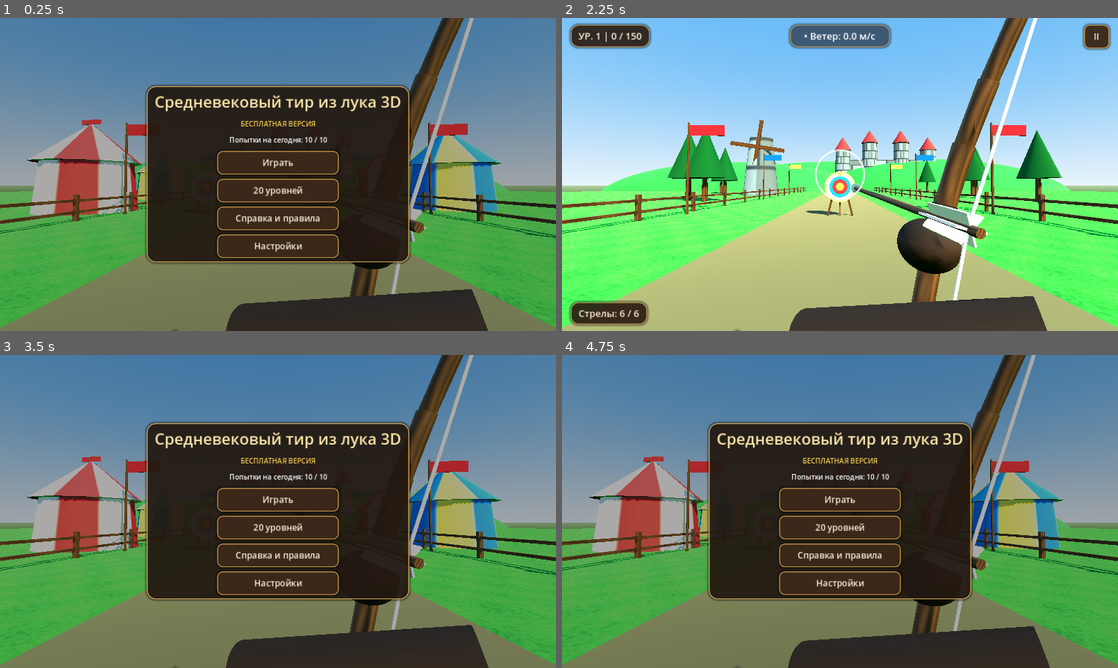
Above: before the commit, frames 1-4 (two rows, left to right).
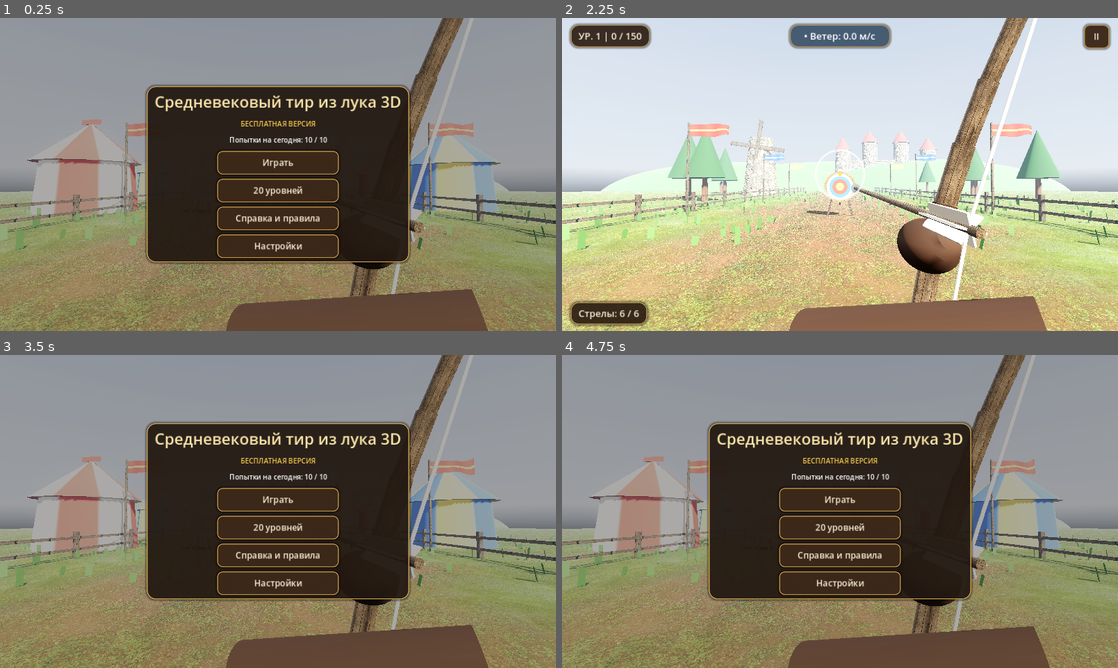
Above: after the commit, the same moments.

Repository: o1egkl/medieval-archery-3d
Game: Godot game, scene res://scenes/main.tscn
The game is run twice, just before and just after one commit, with the same random seed, the same clock (stepped at 60 frames per second) and the same inputs.
Inputs:
- Up to frame 1 (0.25 s): no input
- Up to frame 2 (2.25 s): click "Играть" at 0.5 s; click "II" at 1.25 s; click "Играть" at 2 s
- Up to frame 3 (3.5 s): click "II" at 2.75 s
- Up to frame 4 (4.75 s): click "20 уровней" at 3.5 s; click "Назад" at 4.25 s

The runs differ from the first frame. In frame 1, 63% of the frame differs, in the area x 0-100%, y 0-100%; in frame 2, 88%; in frame 3, 63%; in frame 4, 63%.

Commit message:
Push Stage 1 assets: Poly Haven PBR textures, sky panoramas, shaders, 3D grass

Diff:
--- /dev/null
+++ b/assets/shaders/flag_wind.gdshader
@@ -0,0 +1,26 @@
+shader_type spatial;
+render_mode cull_disabled, diffuse_burley;
+
+uniform vec4 flag_color : source_color = vec4(0.82, 0.18, 0.16, 1.0);
+uniform vec4 stripe_color : source_color = vec4(0.95, 0.80, 0.20, 1.0);
+uniform float wind_strength = 3.5;
+
+void vertex() {
+	// UV.x == 0 is pinned to the flagpole; UV.x == 1 flutters freely downwind
+	float pin = clamp(UV.x, 0.0, 1.0);
+	float speed = 3.2 + wind_strength * 0.65;
+	float wave1 = sin(TIME * speed - UV.x * 7.5 + UV.y * 1.8);
+	float wave2 = cos(TIME * speed * 1.6 - UV.x * 13.0) * 0.35;
+	float amp = (0.08 + min(wind_strength, 9.0) * 0.022) * pin * pin;
+	VERTEX.z += (wave1 + wave2) * amp;
+	VERTEX.y += sin(TIME * speed * 0.7 - UV.x * 4.5) * amp * 0.35;
+}
+
+void fragment() {
+	// Heraldic horizontal stripe accent + subtle cloth fold shading
+	float stripe = step(0.42, UV.y) * (1.0 - step(0.58, UV.y));
+	vec3 col = mix(flag_color.rgb, stripe_color.rgb, stripe * 0.85);
+	float sheen = 0.92 + 0.08 * sin(UV.x * 16.0);
+	ALBEDO = col * sheen;
+	ROUGHNESS = 0.82;
+}
--- /dev/null
+++ b/assets/shaders/ground_blend.gdshader
@@ -0,0 +1,55 @@
+shader_type spatial;
+render_mode cull_back, diffuse_burley, specular_schlick_ggx;
+
+uniform sampler2D grass_albedo : source_color, filter_linear_mipmap, repeat_enable;
+uniform sampler2D grass_normal : hint_normal, filter_linear_mipmap, repeat_enable;
+uniform sampler2D grass_roughness : filter_linear_mipmap, repeat_enable;
+
+uniform sampler2D dirt_albedo : source_color, filter_linear_mipmap, repeat_enable;
+uniform sampler2D dirt_normal : hint_normal, filter_linear_mipmap, repeat_enable;
+uniform sampler2D dirt_roughness : filter_linear_mipmap, repeat_enable;
+
+uniform vec4 grass_tint : source_color = vec4(0.85, 1.05, 0.72, 1.0);
+uniform vec4 dirt_tint : source_color = vec4(1.0, 0.94, 0.84, 1.0);
+uniform float uv_scale = 26.0;
+uniform float path_half_width = 0.036;
+
+float hash21(vec2 p) {
+	p = fract(p * vec2(123.34, 456.21));
+	p += dot(p, p + 45.32);
+	return fract(p.x * p.y);
+}
+
+float vnoise(vec2 p) {
+	vec2 i = floor(p);
+	vec2 f = fract(p);
+	f = f * f * (3.0 - 2.0 * f);
+	float a = hash21(i);
+	float b = hash21(i + vec2(1.0, 0.0));
+	float c = hash21(i + vec2(0.0, 1.0));
+	float d = hash21(i + vec2(1.0, 1.0));
+	return mix(mix(a, b, f.x), mix(c, d, f.x), f.y);
+}
+
+void fragment() {
+	vec2 tiled_uv = UV * uv_scale;
+	// Organic meandering dirt shooting lane centered at UV.x = 0.5
+	float edge_noise = (vnoise(UV * vec2(22.0, 48.0)) - 0.5) * 0.028;
+	float dist_from_center = abs(UV.x - 0.5) + edge_noise;
+	float dirt_mask = 1.0 - smoothstep(path_half_width * 0.65, path_half_width * 1.45, dist_from_center);
+	// Fade out dirt path far behind the range
+	dirt_mask *= smoothstep(0.08, 0.22, UV.y) * (1.0 - smoothstep(0.74, 0.88, UV.y));
+
+	vec3 g_col = texture(grass_albedo, tiled_uv).rgb * grass_tint.rgb;
+	vec3 d_col = texture(dirt_albedo, tiled_uv * 1.15).rgb * dirt_tint.rgb;
+	ALBEDO = mix(g_col, d_col, dirt_mask);
+
+	vec3 g_n = texture(grass_normal, tiled_uv).rgb;
+	vec3 d_n = texture(dirt_normal, tiled_uv * 1.15).rgb;
+	NORMAL_MAP = mix(g_n, d_n, dirt_mask);
+	NORMAL_MAP_DEPTH = 0.85;
+
+	float g_r = texture(grass_roughness, tiled_uv).r;
+	float d_r = texture(dirt_roughness, tiled_uv * 1.15).r;
+	ROUGHNESS = clamp(mix(g_r, d_r, dirt_mask), 0.55, 0.98);
+}
--- a/scripts/gameplay/bow_controller.gd
+++ b/scripts/gameplay/bow_controller.gd
@@ -1,6 +1,6 @@
 extends Camera3D
 
-const ProcTex := preload("res://scripts/gameplay/procedural_textures.gd")
+const PbrAssets := preload("res://scripts/gameplay/pbr_assets.gd")
 
 signal draw_changed(draw_ratio: float, is_drawing: bool)
 signal shot_fired(origin: Vector3, velocity: Vector3)
@@ -40,9 +40,7 @@
 	_bow_node.rotation_degrees = Vector3(2.0, 10.0, -14.0)
 	add_child(_bow_node)
 
-	var wood_mat := StandardMaterial3D.new()
-	wood_mat.albedo_texture = ProcTex.get_wood_texture()
-	wood_mat.roughness = 0.65
+	var wood_mat := PbrAssets.get_pbr_material("wood", Vector3(1.0, 2.0, 1.0), Color(0.92, 0.78, 0.62))
 
 	var leather_mat := StandardMaterial3D.new()
 	leather_mat.albedo_color = Color(0.26, 0.17, 0.11)
--- a/scripts/gameplay/level_scene.gd
+++ b/scripts/gameplay/level_scene.gd
@@ -4,6 +4,7 @@
 const TargetScript := preload("res://scripts/gameplay/target.gd")
 const BowControllerScript := preload("res://scripts/gameplay/bow_controller.gd")
 const ProcTex := preload("res://scripts/gameplay/procedural_textures.gd")
+const PbrAssets := preload("res://scripts/gameplay/pbr_assets.gd")
 
 signal hud_updated(state: Dictionary)
 signal hit_feedback(kind: String, points: int, norm_pos: Vector2)
@@ -106,7 +107,11 @@
 	var env := Environment.new()
 	env.background_mode = Environment.BG_SKY
 	var sky := Sky.new()
-	var sky_mat := ProceduralSkyMaterial.new()
+	var sky_tex := PbrAssets.get_sky_texture(biome)
+	var sky_mat := PanoramaSkyMaterial.new()
+	if sky_tex != null:
+		sky_mat.panorama = sky_tex
+		sky_mat.energy_multiplier = 1.15 if biome != "fortress" else 0.75
 
 	var light := DirectionalLight3D.new()
 	light.rotation_degrees = Vector3(-34.0, 32.0, 0.0)
@@ -116,24 +121,12 @@
 	var ground_tint := Color(1.0, 1.0, 1.0)
 	match biome:
 		"village":
-			sky_mat.sky_top_color = Color(0.24, 0.56, 0.92)
-			sky_mat.sky_horizon_color = Color(0.76, 0.88, 0.98)
-			sky_mat.ground_bottom_color = Color(0.22, 0.36, 0.16)
-			sky_mat.ground_horizon_color = Color(0.55, 0.68, 0.50)
 			light.light_color = Color(1.0, 0.96, 0.86)
 			light.light_energy = 1.05
 		"tournament":
-			sky_mat.sky_top_color = Color(0.18, 0.52, 0.94)
-			sky_mat.sky_horizon_color = Color(0.78, 0.90, 1.0)
-			sky_mat.ground_bottom_color = Color(0.20, 0.38, 0.14)
-			sky_mat.ground_horizon_color = Color(0.52, 0.70, 0.48)
 			light.light_color = Color(1.0, 0.95, 0.82)
 			light.light_energy = 1.10
 		"forest":
-			sky_mat.sky_top_color = Color(0.26, 0.24, 0.42)
-			sky_mat.sky_horizon_color = Color(0.88, 0.50, 0.30)
-			sky_mat.ground_bottom_color = Color(0.14, 0.18, 0.12)
-			sky_mat.ground_horizon_color = Color(0.44, 0.32, 0.24)
 			env.fog_enabled = true
 			env.fog_light_color = Color(0.72, 0.48, 0.36)
 			env.fog_density = 0.008
@@ -141,10 +134,6 @@
 			light.light_energy = 1.05
 			ground_tint = Color(0.72, 0.74, 0.62)
 		"fortress":
-			sky_mat.sky_top_color = Color(0.04, 0.07, 0.16)
-			sky_mat.sky_horizon_color = Color(0.12, 0.16, 0.28)
-			sky_mat.ground_bottom_color = Color(0.06, 0.07, 0.10)
-			sky_mat.ground_horizon_color = Color(0.14, 0.16, 0.24)
 			env.fog_enabled = true
 			env.fog_light_color = Color(0.12, 0.15, 0.26)
 			env.fog_density = 0.008
@@ -157,22 +146,24 @@
 	env.ambient_light_source = Environment.AMBIENT_SOURCE_SKY
 	env.ambient_light_energy = 0.50 if biome != "fortress" else 0.35
 	env.tonemap_mode = Environment.TONE_MAPPER_ACES
+	env.glow_enabled = (quality != "low")
+	env.glow_intensity = 0.25
+	env.glow_bloom = 0.08
+	if not env.fog_enabled:
+		env.fog_enabled = true
+		env.fog_light_color = Color(0.76, 0.86, 0.96)
+		env.fog_density = 0.0038
 	world_env.environment = env
 	_env_root.add_child(world_env)
 	_env_root.add_child(light)
 
-	# Textured sunlit grass arena + sandy dirt shooting lanes
+	# Organic PBR grass + dirt lane blend shader (1K Albedo + Normal + Roughness)
 	var ground := StaticBody3D.new()
 	var gmesh := MeshInstance3D.new()
 	var pm := PlaneMesh.new()
 	pm.size = Vector2(140.0, 180.0)
 	gmesh.mesh = pm
-	var gmat := StandardMaterial3D.new()
-	gmat.albedo_texture = ProcTex.get_grass_texture()
-	gmat.albedo_color = ground_tint
-	gmat.uv1_scale = Vector3(26.0, 26.0, 1.0)
-	gmat.roughness = 0.92
-	gmesh.material_override = gmat
+	gmesh.material_override = PbrAssets.make_ground_shader_material(ground_tint)
 	ground.add_child(gmesh)
 	var gcol := CollisionShape3D.new()
 	var gshape := BoxShape3D.new()
@@ -183,17 +174,9 @@
 	ground.position = Vector3(0.0, 0.0, -55.0)
 	_env_root.add_child(ground)
 
-	# Worn dirt path strip downrange
-	var dirt := MeshInstance3D.new()
-	var dpm := PlaneMesh.new()
-	dpm.size = Vector2(6.5, 82.0)
-	dirt.mesh = dpm
-	dirt.position = Vector3(0.0, 0.015, -42.0)
-	var dmat := StandardMaterial3D.new()
-	dmat.albedo_color = Color(0.50, 0.41, 0.25) * ground_tint
-	dmat.roughness = 0.96
-	dirt.material_override = dmat
-	_env_root.add_child(dirt)
+	# 3D grass tufts scattered via MultiMeshInstance3D (lightweight & lush)
+	if quality != "low":
+		_build_grass_tufts(1400 if quality == "high" else 850, ground_tint)
 
 	# Rolling medieval green hills on the horizon
 	var hill_mat := StandardMaterial3D.new()
@@ -255,10 +238,41 @@
 				rain.mesh = rmesh
 				_env_root.add_child(rain)
 
+func _build_grass_tufts(count: int, tint: Color) -> void:
+	var mm_inst := MultiMeshInstance3D.new()
+	var mm := MultiMesh.new()
+	mm.transform_format = MultiMesh.TRANSFORM_3D
+	mm.instance_count = count
+
+	# Simple lightweight grass blade quad
+	var blade := QuadMesh.new()
+	blade.size = Vector2(0.18, 0.38)
+	var gmat := StandardMaterial3D.new()
+	gmat.albedo_color = Color(0.28, 0.52, 0.16) * tint
+	gmat.cull_mode = BaseMaterial3D.CULL_DISABLED
+	gmat.roughness = 0.88
+	blade.material = gmat
+	mm.mesh = blade
+
+	var rng := RandomNumberGenerator.new()
+	rng.seed = 2026
+	for i in range(count):
+		var x: float = rng.randf_range(-24.0, 24.0)
+		var z: float = rng.randf_range(-68.0, -4.0)
+		# Keep center dirt lane mostly clear of tall grass
+		if absf(x) < 2.6:
+			x = (3.0 + rng.randf_range(0.0, 12.0)) * (-1.0 if x < 0.0 else 1.0)
+		var h_scale: float = rng.randf_range(0.65, 1.45)
+		var rot_y: float = rng.randf_range(0.0, TAU)
+		var tilt_x: float = rng.randf_range(-0.22, 0.22)
+		var basis := Basis.from_euler(Vector3(tilt_x, rot_y, 0.0)).scaled(Vector3(1.0, h_scale, 1.0))
+		mm.set_instance_transform(i, Transform3D(basis, Vector3(x, 0.16 * h_scale, z)))
+
+	mm_inst.multimesh = mm
+	_env_root.add_child(mm_inst)
+
 func _build_fences() -> void:
-	var wood_mat := StandardMaterial3D.new()
-	wood_mat.albedo_texture = ProcTex.get_wood_texture()
-	wood_mat.roughness = 0.88
+	var wood_mat := PbrAssets.get_pbr_material("wood", Vector3(1.0, 2.0, 1.0), Color(0.84, 0.74, 0.62))
 	for side: float in [-1.0, 1.0]:
 		var x: float = side * 9.5
 		for i in range(14):
@@ -280,8 +294,7 @@
 				_env_root.add_child(rail)
 
 func _build_wind_flags() -> void:
-	var wood_mat := StandardMaterial3D.new()
-	wood_mat.albedo_texture = ProcTex.get_wood_texture()
+	var wood_mat := PbrAssets.get_pbr_material("wood", Vector3(1.0, 2.0, 1.0), Color(0.86, 0.76, 0.64))
 	var colors := [Color(0.82, 0.18, 0.16), Color(0.16, 0.40, 0.82), Color(0.92, 0.76, 0.18)]
 	var idx := 0
 	for side: float in [-1.0, 1.0]:
@@ -300,13 +313,16 @@
 			flag_pivot.position = Vector3(side * 9.0, 4.95, -dist)
 			_env_root.add_child(flag_pivot)
 			var flag := MeshInstance3D.new()
-			var fbox := BoxMesh.new()
-			fbox.size = Vector3(2.1, 0.65, 0.05)
-			flag.mesh = fbox
-			flag.position = Vector3(1.05, 0.0, 0.0)
-			var fmat := StandardMaterial3D.new()
-			fmat.albedo_color = colors[idx % colors.size()]
-			flag.material_override = fmat
+			var fplane := PlaneMesh.new()
+			fplane.size = Vector2(2.4, 0.72)
+			fplane.subdivide_width = 14
+			fplane.subdivide_depth = 3
+			flag.mesh = fplane
+			flag.rotation_degrees.x = 90.0
+			flag.position = Vector3(1.2, 0.0, 0.0)
+			var fcol: Color = colors[idx % colors.size()]
+			var scol: Color = Color(0.96, 0.82, 0.22) if fcol.r > 0.5 else Color(0.95, 0.94, 0.90)
+			flag.material_override = PbrAssets.make_flag_shader_material(fcol, scol, wind_speed)
 			flag_pivot.add_child(flag)
 			_flags.append(flag_pivot)
 			idx += 1
@@ -358,10 +374,7 @@
 	root.position = pos
 	_env_root.add_child(root)
 
-	var stone_mat := StandardMaterial3D.new()
-	stone_mat.albedo_texture = ProcTex.get_stone_texture()
-	stone_mat.uv1_scale = Vector3(6.0, 3.0, 1.0)
-	stone_mat.roughness = 0.92
+	var stone_mat := PbrAssets.get_pbr_material("stone", Vector3(5.0, 2.5, 1.0), Color(0.88, 0.85, 0.80))
 
 	var roof_mat := StandardMaterial3D.new()
 	roof_mat.albedo_color = Color(0.66, 0.22, 0.18)
@@ -416,8 +429,7 @@
 	var root := Node3D.new()
 	root.position = pos
 	_env_root.add_child(root)
-	var stone_mat := StandardMaterial3D.new()
-	stone_mat.albedo_texture = ProcTex.get_stone_texture()
+	var stone_mat := PbrAssets.get_pbr_material("stone", Vector3(3.0, 3.0, 1.0), Color(0.90, 0.87, 0.82))
 	var body := MeshInstance3D.new()
 	var bm := CylinderMesh.new()
 	bm.top_radius = 2.0
@@ -431,8 +443,7 @@
 	_windmill_blades = Node3D.new()
 	_windmill_blades.position = Vector3(0.0, 8.2, 2.3)
 	root.add_child(_windmill_blades)
-	var wood_mat := StandardMaterial3D.new()
-	wood_mat.albedo_texture = ProcTex.get_wood_texture()
+	var wood_mat := PbrAssets.get_pbr_material("wood", Vector3(1.0, 2.0, 1.0), Color(0.86, 0.76, 0.64))
 	for ang: float in [0.0, 90.0]:
 		var blade := MeshInstance3D.new()
 		var blm := BoxMesh.new()
@@ -481,8 +492,7 @@
 	pm.height = 2.6
 	pole.mesh = pm
 	pole.position = pos + Vector3(0.0, 1.3, 0.0)
-	var wood_mat := StandardMaterial3D.new()
-	wood_mat.albedo_texture = ProcTex.get_wood_texture()
+	var wood_mat := PbrAssets.get_pbr_material("wood", Vector3(1.0, 2.0, 1.0), Color(0.86, 0.76, 0.64))
 	pole.material_override = wood_mat
 	_env_root.add_child(pole)
 
--- /dev/null
+++ b/scripts/gameplay/pbr_assets.gd
@@ -0,0 +1,73 @@
+extends RefCounted
+
+static var _mat_cache: Dictionary = {}
+static var _tex_cache: Dictionary = {}
+
+static func _load_tex(path: String) -> Texture2D:
+	if _tex_cache.has(path):
+		return _tex_cache[path]
+	if ResourceLoader.exists(path):
+		var res = load(path)
+		if res is Texture2D:
+			_tex_cache[path] = res
+			return res
+	return null
+
+static func get_sky_texture(biome: String) -> Texture2D:
+	var fname := "sky_day.jpg"
+	match biome:
+		"forest":
+			fname = "sky_dusk.jpg"
+		"fortress":
+			fname = "sky_night.jpg"
+	return _load_tex("res://assets/sky/" + fname)
+
+static func get_pbr_material(name_key: String, uv_scale: Vector3 = Vector3.ONE, tint: Color = Color.WHITE) -> StandardMaterial3D:
+	var cache_id := "%s_%s_%s" % [name_key, str(uv_scale), tint.to_html()]
+	if _mat_cache.has(cache_id):
+		return _mat_cache[cache_id]
+
+	var mat := StandardMaterial3D.new()
+	mat.albedo_color = tint
+	mat.uv1_scale = uv_scale
+
+	var alb := _load_tex("res://assets/textures/%s_albedo.jpg" % name_key)
+	if alb != null:
+		mat.albedo_texture = alb
+	var nrm := _load_tex("res://assets/textures/%s_normal.jpg" % name_key)
+	if nrm != null:
+		mat.normal_enabled = true
+		mat.normal_texture = nrm
+		mat.normal_scale = 0.9
+	var rgh := _load_tex("res://assets/textures/%s_roughness.jpg" % name_key)
+	if rgh != null:
+		mat.roughness_texture = rgh
+	else:
+		mat.roughness = 0.85
+
+	_mat_cache[cache_id] = mat
+	return mat
+
+static func make_ground_shader_material(biome_tint: Color) -> ShaderMaterial:
+	var sh: Shader = load("res://assets/shaders/ground_blend.gdshader")
+	var mat := ShaderMaterial.new()
+	mat.shader = sh
+	mat.set_shader_parameter("grass_albedo", _load_tex("res://assets/textures/grass_albedo.jpg"))
+	mat.set_shader_parameter("grass_normal", _load_tex("res://assets/textures/grass_normal.jpg"))
+	mat.set_shader_parameter("grass_roughness", _load_tex("res://assets/textures/grass_roughness.jpg"))
+	mat.set_shader_parameter("dirt_albedo", _load_tex("res://assets/textures/dirt_albedo.jpg"))
+	mat.set_shader_parameter("dirt_normal", _load_tex("res://assets/textures/dirt_normal.jpg"))
+	mat.set_shader_parameter("dirt_roughness", _load_tex("res://assets/textures/dirt_roughness.jpg"))
+	mat.set_shader_parameter("grass_tint", Color(0.76, 1.06, 0.62) * biome_tint)
+	mat.set_shader_parameter("dirt_tint", Color(1.05, 0.94, 0.78) * biome_tint)
+	mat.set_shader_parameter("uv_scale", 30.0)
+	return mat
+
+static func make_flag_shader_material(flag_col: Color, stripe_col: Color, wind_spd: float) -> ShaderMaterial:
+	var sh: Shader = load("res://assets/shaders/flag_wind.gdshader")
+	var mat := ShaderMaterial.new()
+	mat.shader = sh
+	mat.set_shader_parameter("flag_color", flag_col)
+	mat.set_shader_parameter("stripe_color", stripe_col)
+	mat.set_shader_parameter("wind_strength", maxf(absf(wind_spd), 1.5))
+	return mat
--- a/scripts/gameplay/target.gd
+++ b/scripts/gameplay/target.gd
@@ -1,6 +1,6 @@
 extends Node3D
 
-const ProcTex := preload("res://scripts/gameplay/procedural_textures.gd")
+const PbrAssets := preload("res://scripts/gameplay/pbr_assets.gd")
 
 var target_type: String = "static"
 var radius: float = 0.75
@@ -21,10 +21,7 @@
 	_build_mesh()
 
 func _make_wood_mat() -> StandardMaterial3D:
-	var m := StandardMaterial3D.new()
-	m.albedo_texture = ProcTex.get_wood_texture()
-	m.roughness = 0.82
-	return m
+	return PbrAssets.get_pbr_material("wood", Vector3(1.0, 2.0, 1.0), Color(0.86, 0.76, 0.66))
 
 func _build_mesh() -> void:
 	_pivot = Node3D.new()
@@ -102,9 +99,7 @@
 	cm.radial_segments = 32
 	drum.mesh = cm
 	drum.rotation_degrees.x = 90.0
-	var straw_mat := StandardMaterial3D.new()
-	straw_mat.albedo_color = Color(0.80, 0.66, 0.36)
-	straw_mat.roughness = 0.92
+	var straw_mat := PbrAssets.get_pbr_material("straw", Vector3(2.5, 2.5, 1.0), Color(1.08, 0.96, 0.72))
 	drum.material_override = straw_mat
 	_pivot.add_child(drum)
 
Binary file added: assets/textures/dirt_albedo.jpg
Binary file added: assets/textures/dirt_normal.jpg
Binary file added: assets/textures/dirt_roughness.jpg
Binary file added: assets/textures/grass_albedo.jpg
Binary file added: assets/textures/grass_normal.jpg
Binary file added: assets/textures/grass_roughness.jpg
Binary file added: assets/textures/stone_albedo.jpg
Binary file added: assets/textures/stone_normal.jpg
Binary file added: assets/textures/stone_roughness.jpg
Binary file added: assets/textures/straw_albedo.jpg
Binary file added: assets/textures/straw_normal.jpg
Binary file added: assets/textures/straw_roughness.jpg
(and 7 more such lines)
